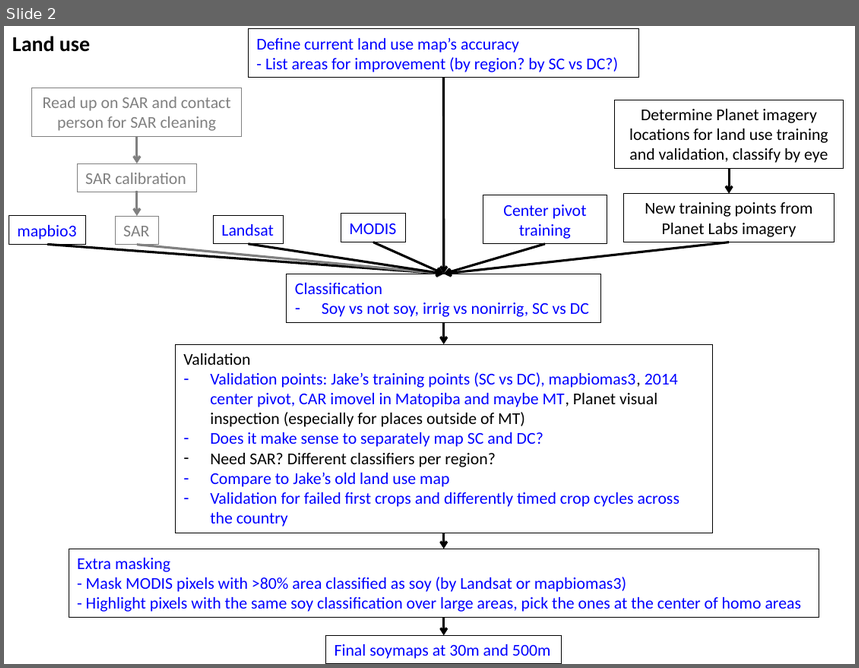
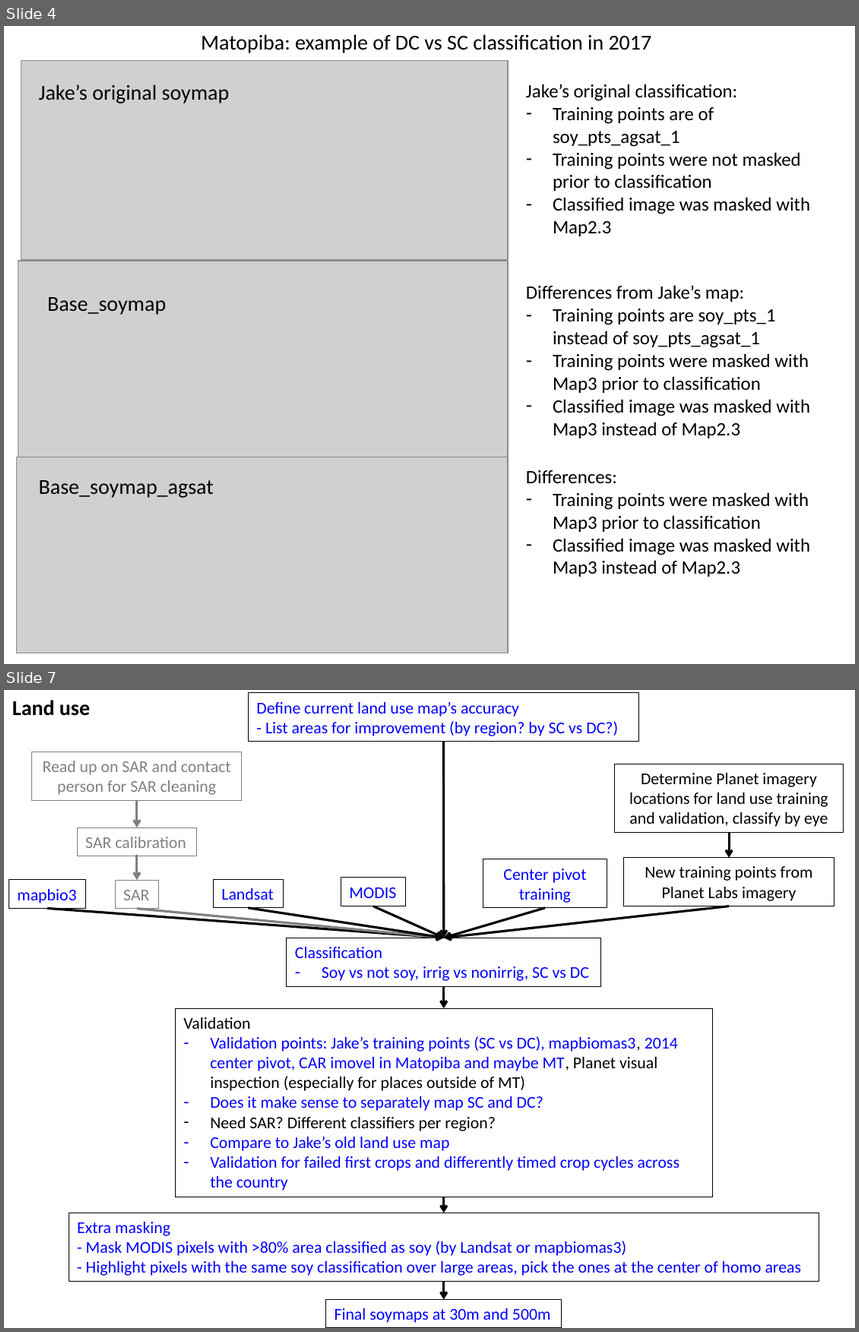
Before and after one commit to minghui-zhang/Meeting, a slide deck: January 19 2019.pptx. Shown one above the other, each under a label of ours: slide 2 before the commit, slides 4 and 7 after it; the slides between them are not shown. The pictures are 859x668 and 859x1332 pixels, drawn with LibreOffice and Linux fonts; fonts in the diff are those of the drawing; grey boxes stand for pictures. Boxes give left, top, right and bottom in pixels: in the first picture for what was removed or moved away, otherwise in the second. Text is boxed around its words. In the diff, an @@ line names an element or a change of style, - is before the commit and + after.

```diff
--- a/January 19 2019.pptx
+++ b/January 19 2019.pptx
@@ slide 4 added at (4,26,855,664), background #FFFFFF @@
@@ text added at (201,34,652,53), 18 pt, text #000000 @@
+Matopiba: example of DC vs SC classification in 2017
@@ picture added at (21,60,508,259) @@
@@ text added at (39,85,230,104), 18 pt, text #000000 @@
+Jake’s original soymap
@@ text added at (526,84,810,237), 16 pt, text #000000 @@
+Jake’s original classification:
+– Training points are of soy_pts_agsat_1
+– Training points were not masked prior to classification
+– Classified image was masked with Map2.3
@@ picture added at (18,261,508,458) @@
@@ text added at (47,297,166,315), 18 pt, text #000000 @@
+Base_soymap
@@ text added at (526,285,810,439), 16 pt, text #000000 @@
+Differences from Jake’s map:
+– Training points are soy_pts_1 instead of soy_pts_agsat_1
+– Training points were masked with Map3 prior to classification
+– Classified image was masked with Map3 instead of Map2.3
@@ picture added at (17,458,508,655) @@
@@ text added at (39,480,214,498), 18 pt, text #000000 @@
+Base_soymap_agsat
@@ text added at (526,471,810,577), 16 pt, text #000000 @@
+Differences:
+– Training points were masked with Map3 prior to classification
+– Classified image was masked with Map3 instead of Map2.3
@@ what was slide 2 is now slide 7 @@
```
Also in this commit, not shown: 4 slides changed, 8 other slides added, 1 slide removed.
